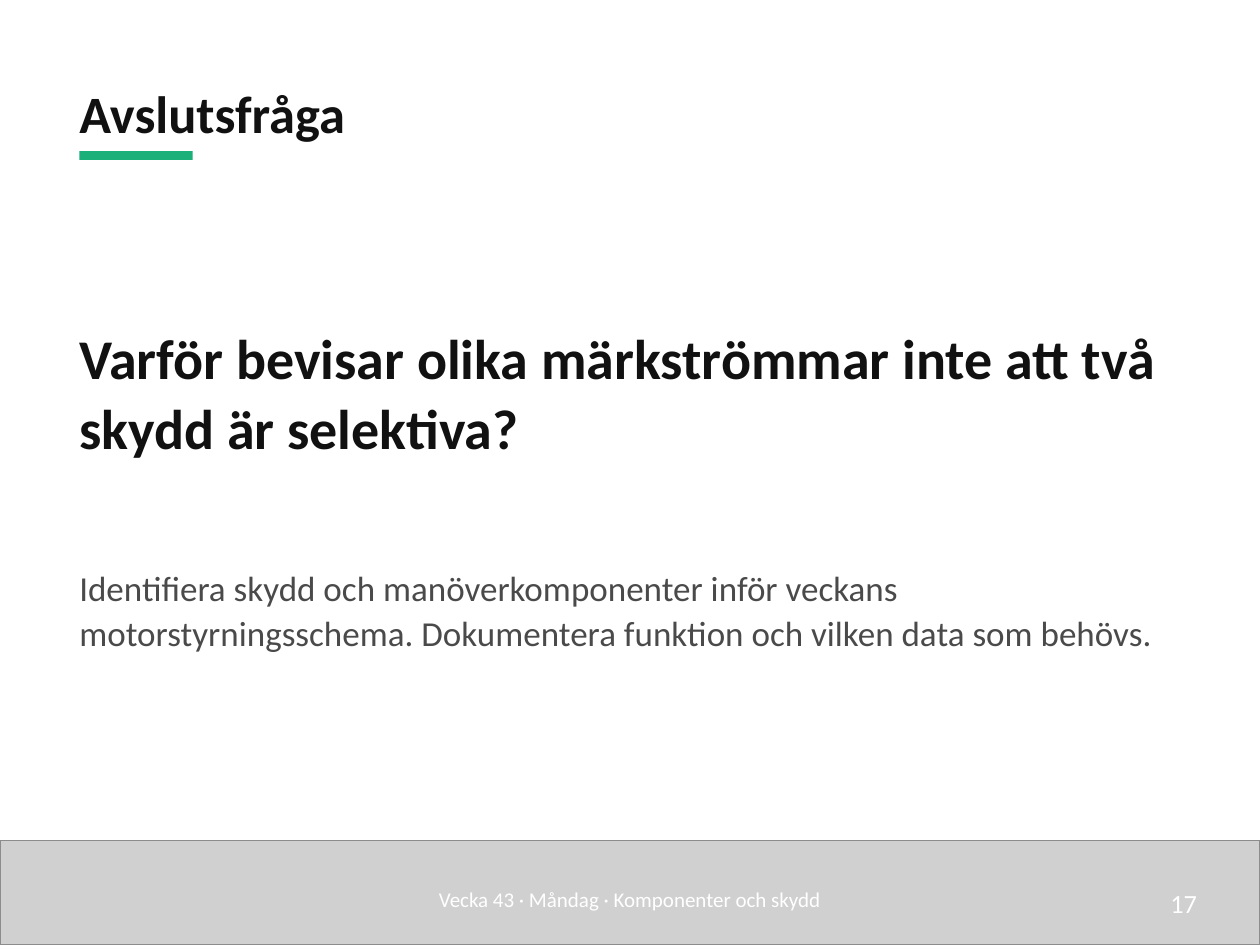
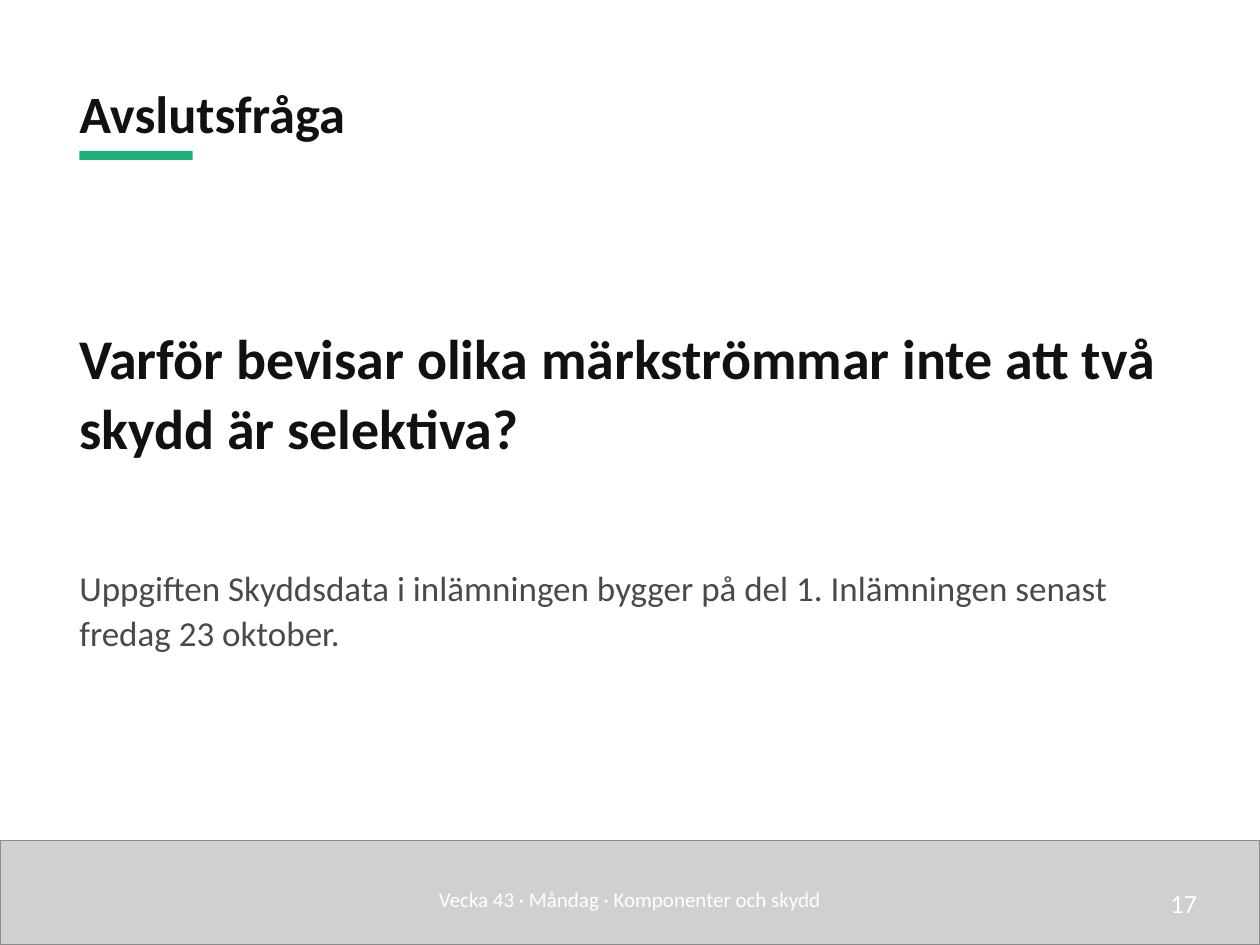
Before and after one commit to nj22az/nj22az.github.io, a slide deck: slide 17 of sjoskolan/vecka-43/aktuell/v43_01_Komponenter_och_skydd_elev.pptx. Drawn at 1260x945 pixels with LibreOffice and Linux fonts; fonts in the diff are those of the drawing; grey boxes stand for pictures. Boxes give left, top, right and bottom in pixels: in the first picture for what was removed or moved away, otherwise in the second. Text is boxed around its words. In the diff, an @@ line names an element or a change of style, - is before the commit and + after.

```diff
--- a/sjoskolan/vecka-43/aktuell/v43_01_Komponenter_och_skydd_elev.pptx
+++ b/sjoskolan/vecka-43/aktuell/v43_01_Komponenter_och_skydd_elev.pptx
@@ text at bbox=[79, 576, 1106, 652]: text changed @@
-Identifiera skydd och manöverkomponenter inför veckans motorstyrningsschema. Dokumentera funktion och vilken data som behövs.
+Uppgiften Skyddsdata i inlämningen bygger på del 1. Inlämningen senast fredag 23 oktober.
```
Also in this commit, not shown: 2 other slides changed, 36 other files.
